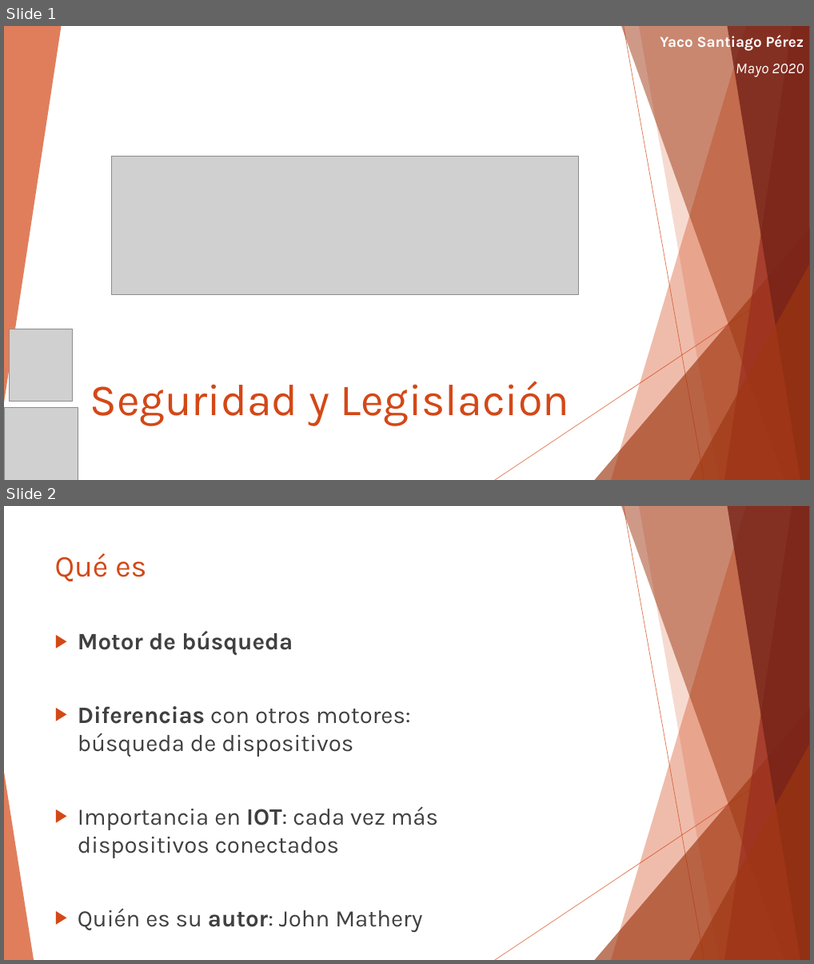
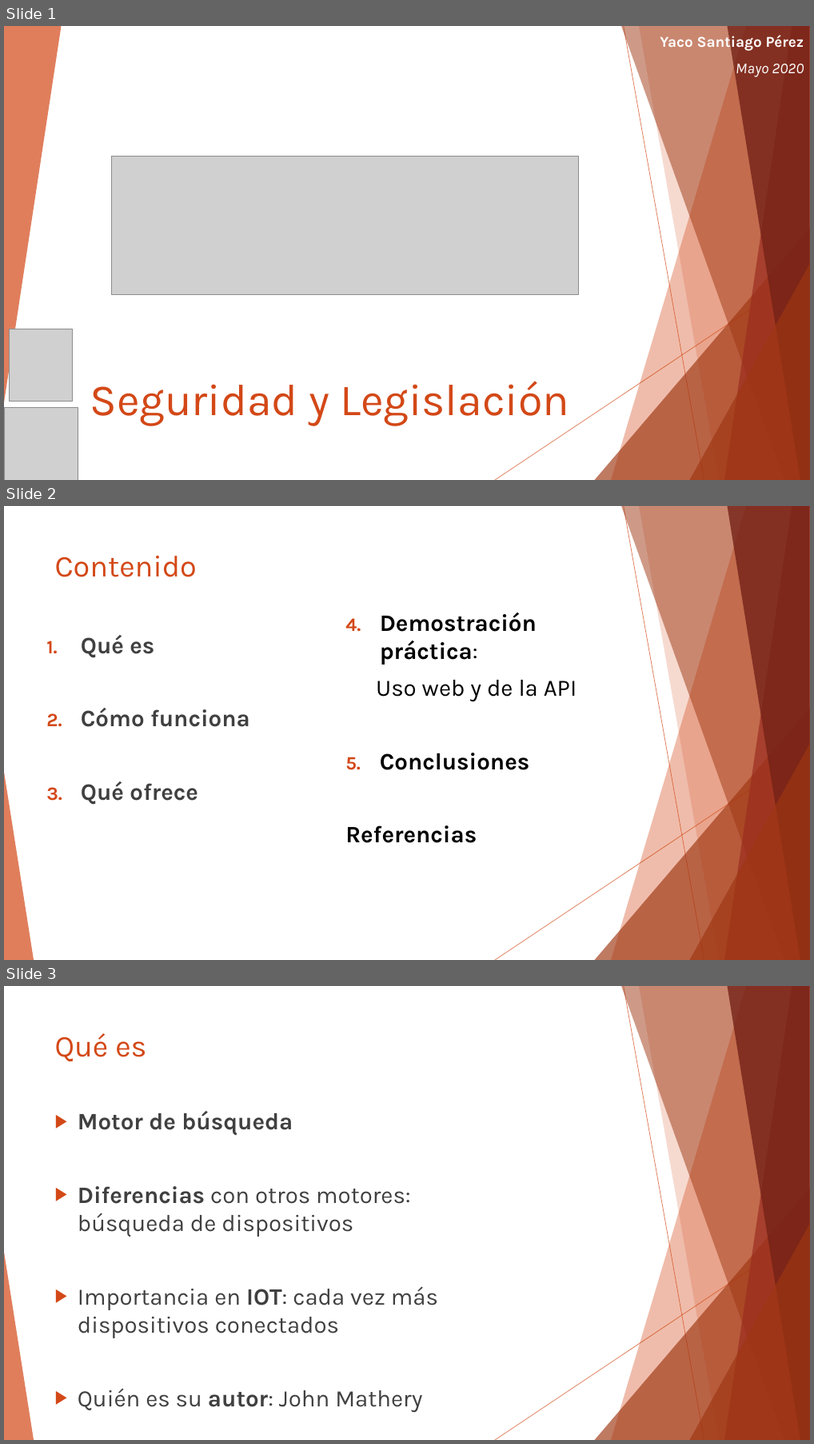
Before and after one commit to yacosant/miot_SyL, a slide deck: SyL - Shodan.pptx. Shown one above the other, each under a label of ours: slides 1 and 2 before the commit, slides 1, 2 and 3 after it. The pictures are 814x964 and 814x1444 pixels, drawn with LibreOffice and Linux fonts; fonts in the diff are those of the drawing; grey boxes stand for pictures. Boxes give left, top, right and bottom in pixels: in the first picture for what was removed or moved away, otherwise in the second. Text is boxed around its words. In the diff, an @@ line names an element or a change of style, - is before the commit and + after.

```diff
--- a/SyL - Shodan.pptx
+++ b/SyL - Shodan.pptx
@@ slide 2 added at <box>4,506,810,960</box>, background #FFFFFF; not listed: 10 template elements that a slide beside it also shows @@
@@ title added at <box>55,556,197,577</box>, 36 pt, text #D34817 @@
+Contenido
@@ text added at <box>346,612,577,843</box>, 28 pt, text #000000, bold @@
+4. Demostración práctica:
+  Uso web y de la API
+5. Conclusiones
+Referencias
@@ text added at <box>81,635,250,804</box>, 28 pt, text #404040, bold @@
+1. Qué es
+2. Cómo funciona
+3. Qué ofrece
@@ what was slide 2 is now slide 3 @@
```
Also in this commit, not shown: 1 other slide added, 1 other file.
